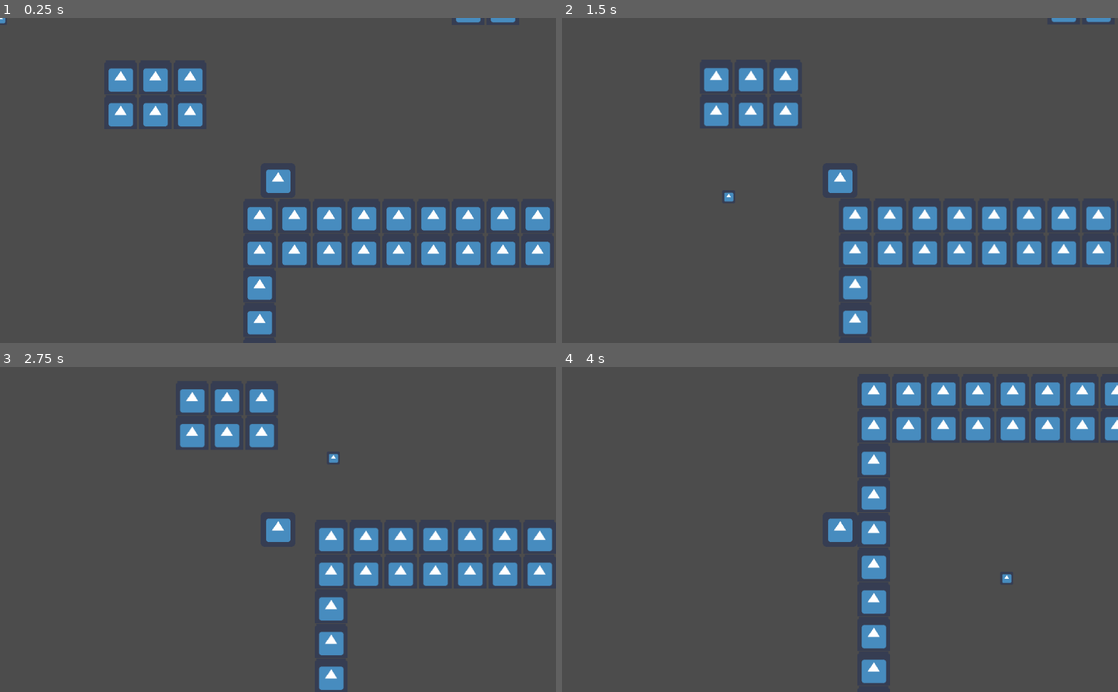
Above: before the commit, frames 1-4 (two rows, left to right).
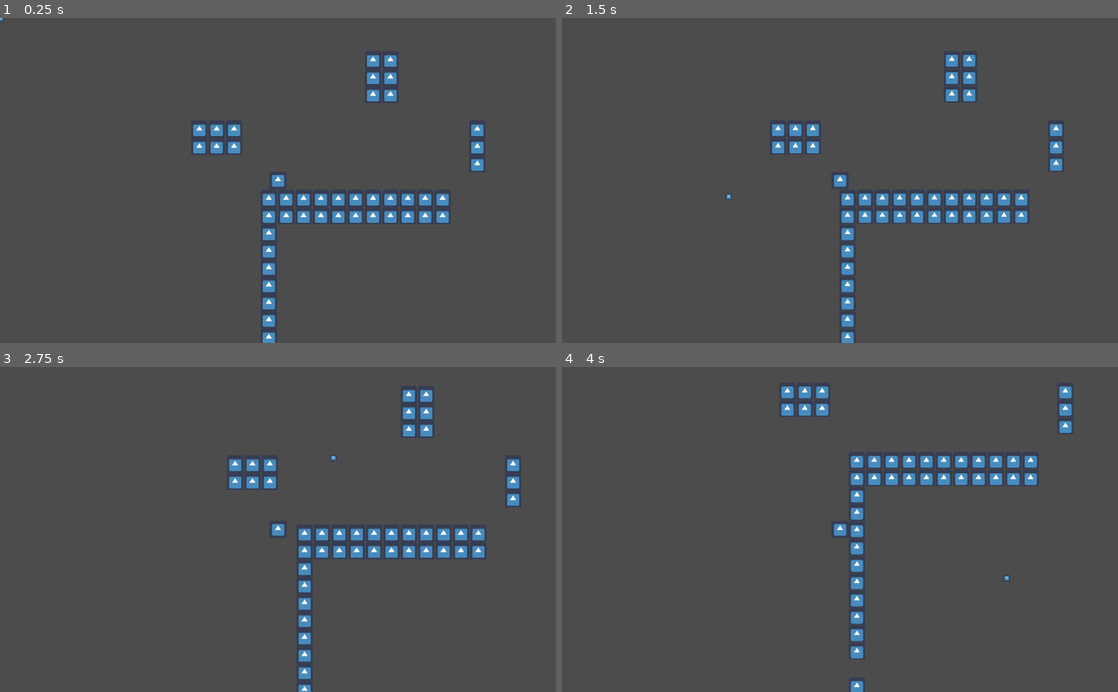
Above: after the commit, the same moments.

Repository: CtrlAltLeo/ProjectNinja
Game: Godot game, scene res://scenes/testing.tscn
Two runs of this game, one before a commit and one after it. Both use one fixed random seed, a clock stepped at 60 frames per second and the inputs below. The engine's default icon, where the game draws it, is replaced by a stand-in: a white triangle on a blue panel in a dark square.
Inputs (mouse positions are in pixels of both pictures, inside the frame that each line leads up to):
- Up to frame 1 (0.25 s): no input
- Up to frame 2 (1.5 s): move the mouse to (962, 164) at 0.52 s; hold A (A) 0.53-1.28 s; tap D (D) at 0.8, 1.35 s; move the mouse to (728, 196) at 1.27 s
- Up to frame 3 (2.75 s): tap A (A) at 1.55 s; tap Enter at 2 s; move the mouse to (333, 458) at 2.02 s; hold A (A) from 2.03 s (still down); tap D (D) at 2.3 s
- Up to frame 4 (4 s): move the mouse to (812, 594) at 2.77 s; release A (A) at 2.78 s; tap D (D) at 2.85 s; tap A (A) at 3.05 s; move the mouse to (1006, 578) at 3.52 s; hold D (D) from 3.53 s (still down); click (1006, 578) at 3.6 s

The runs differ from the first frame. In frame 1, 11% of the frame differs, in the area x 0-99%, y 0-100%; in frame 2, 10%; in frame 3, 9.9%; in frame 4, 11%.

Commit message:
TILES

Diff:
--- a/ProjectNinja/code/cursor.gd
+++ b/ProjectNinja/code/cursor.gd
@@ -6,8 +6,7 @@
 
 func _process(delta):
 
-	self.position = get_viewport().get_mouse_position() - Vector2(512,300)
-
+	self.position = get_viewport().get_mouse_position() * 2  + get_parent().camera.offset
 
 	if Input.is_action_just_pressed("leftMouse"):
 		startLine()
--- /dev/null
+++ b/ProjectNinja/code/hitbox.gd
@@ -0,0 +1,20 @@
+extends Area2D
+
+export (String, "hitbox", "hurtbox") var boxType
+
+signal hit
+
+
+
+func _process(delta):
+
+	for collider in get_overlapping_areas():
+
+		if !collider.has_method("hitbox"):
+			continue
+
+		if boxType == "hitbox" and collider.boxtype == "hurtbox":
+			emit_signal("hit")
+
+func hitbox():
+	pass
--- a/ProjectNinja/code/player.gd
+++ b/ProjectNinja/code/player.gd
@@ -25,8 +25,6 @@
 	direction.x = Input.get_action_strength("D") - Input.get_action_strength("A")
 
 	direction.x = direction.x * speed
-
-#	direction = direction + grappleEffects
 
 	y_velo += GRAVITY
 
--- /dev/null
+++ b/ProjectNinja/scenes/enemyBase.gd
@@ -0,0 +1,4 @@
+extends KinematicBody2D
+
+
+var movementDirection = Vector2()
--- /dev/null
+++ b/ProjectNinja/scenes/enemyBase.tscn
@@ -0,0 +1,16 @@
+[gd_scene load_steps=4 format=2]
+
+[ext_resource path="res://icon.png" type="Texture" id=1]
+[ext_resource path="res://scenes/enemyBase.gd" type="Script" id=2]
+
+[sub_resource type="RectangleShape2D" id=1]
+extents = Vector2( 33.0123, 32.4514 )
+
+[node name="enemyBase" type="KinematicBody2D"]
+script = ExtResource( 2 )
+
+[node name="CollisionShape2D" type="CollisionShape2D" parent="."]
+shape = SubResource( 1 )
+
+[node name="Sprite" type="Sprite" parent="."]
+texture = ExtResource( 1 )
--- /dev/null
+++ b/ProjectNinja/scenes/hitbox.tscn
@@ -0,0 +1,13 @@
+[gd_scene load_steps=3 format=2]
+
+[ext_resource path="res://code/hitbox.gd" type="Script" id=1]
+
+[sub_resource type="RectangleShape2D" id=1]
+resource_local_to_scene = true
+
+[node name="hitBox" type="Area2D"]
+script = ExtResource( 1 )
+boxType = "hitbox"
+
+[node name="CollisionShape2D" type="CollisionShape2D" parent="."]
+shape = SubResource( 1 )
--- a/ProjectNinja/scenes/player.tscn
+++ b/ProjectNinja/scenes/player.tscn
@@ -22,6 +22,7 @@
 [node name="cursor" parent="." instance=ExtResource( 4 )]
 
 [node name="playerCam" type="Camera2D" parent="."]
-offset = Vector2( -512, -300 )
+offset = Vector2( -1024, -600 )
 anchor_mode = 0
 current = true
+zoom = Vector2( 2, 2 )
Binary file added: ProjectNinja/artAssets/tiles/roguelikeSheet_transparent.png
Not shown, added: ProjectNinja/artAssets/tiles/roguelikeSheet_transparent.png.import
Not shown, added: ProjectNinja/sounds/music/titleTheme.wav.import
Not shown, added: ProjectNinja/sounds/music/titleTheme.wav
